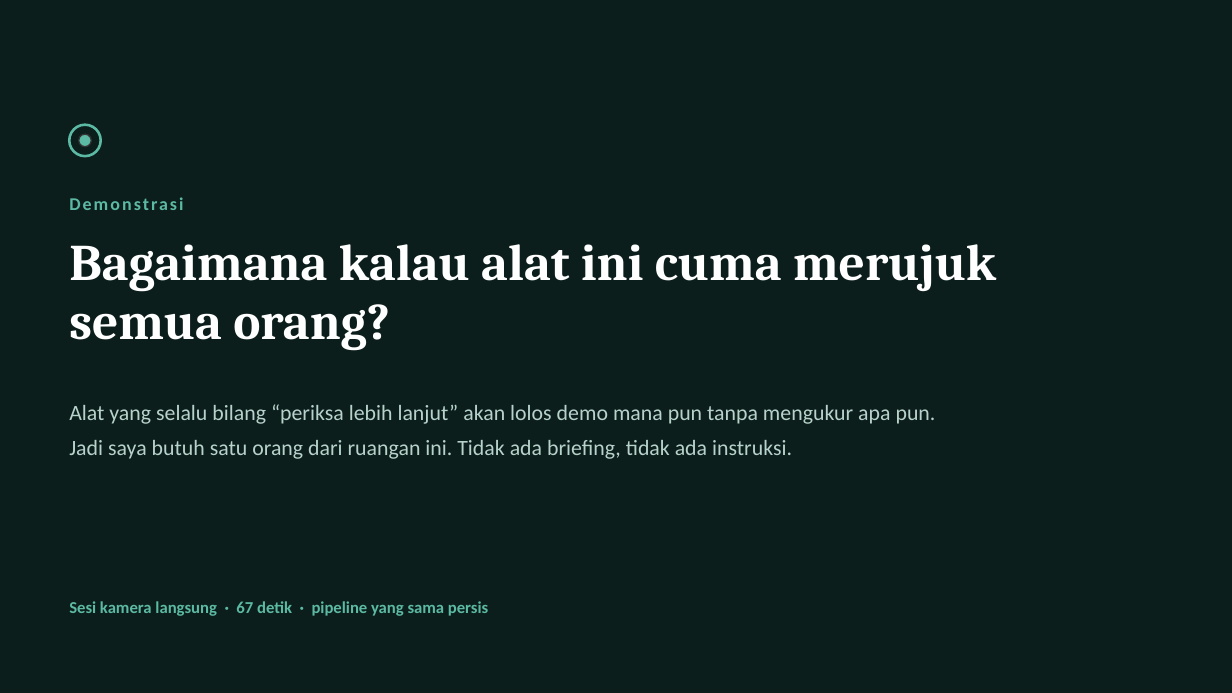
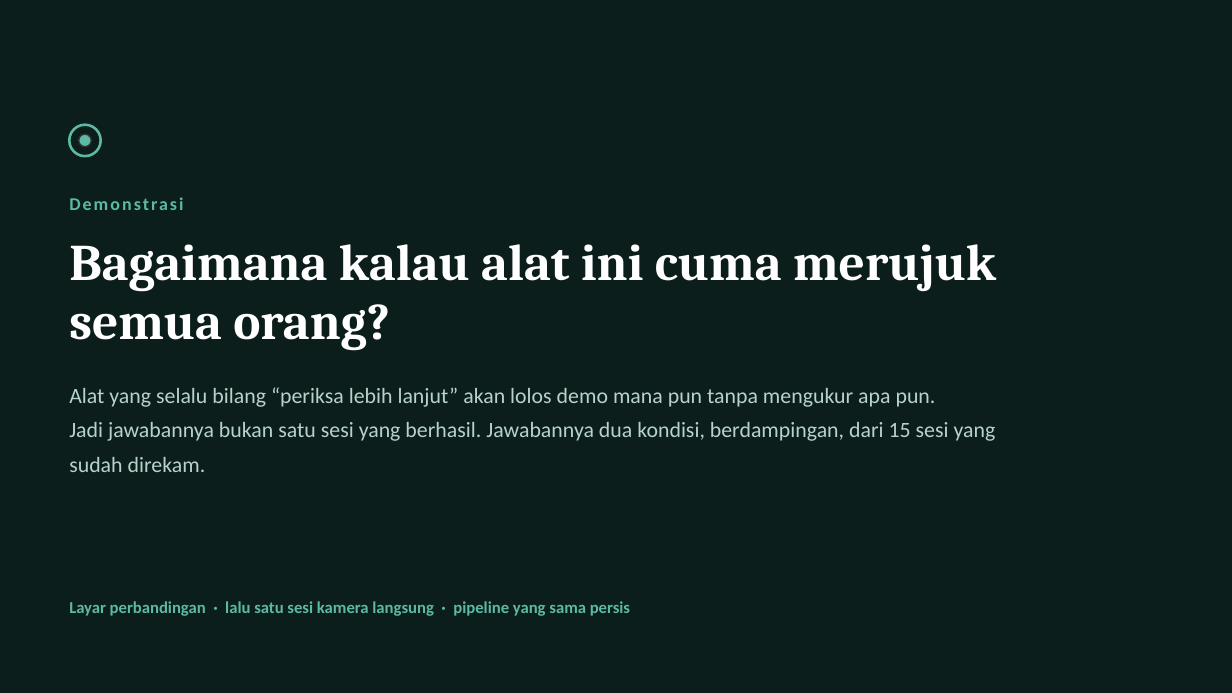
Before and after one commit to raphaeladikara/Dataton_Project_Rizzz, a slide deck: slide 4 of deck/Neurogaze-Pitch-Deck.pptx. Drawn at 1232x693 pixels with LibreOffice and Linux fonts; fonts in the diff are those of the drawing. Boxes give left, top, right and bottom in pixels: in the first picture for what was removed or moved away, otherwise in the second. Text is boxed around its words. In the diff, an @@ line names an element or a change of style, - is before the commit and + after.

```diff
--- a/deck/Neurogaze-Pitch-Deck.pptx
+++ b/deck/Neurogaze-Pitch-Deck.pptx
@@ text at (x1=69, y1=422, x2=996, y2=472): text changed @@
-Jadi saya butuh satu orang dari ruangan ini. Tidak ada briefing, tidak ada instruksi.
+Jadi jawabannya bukan satu sesi yang berhasil. Jawabannya dua kondisi, berdampingan, dari 15 sesi yang sudah direkam.
@@ text at (x1=69, y1=601, x2=630, y2=616): text changed @@
-Sesi kamera langsung · 67 detik · pipeline yang sama persis
+Layar perbandingan · lalu satu sesi kamera langsung · pipeline yang sama persis
```
Also in this commit, not shown: 4 other slides changed, 1 slide added, 1 slide removed, 34 other files.
